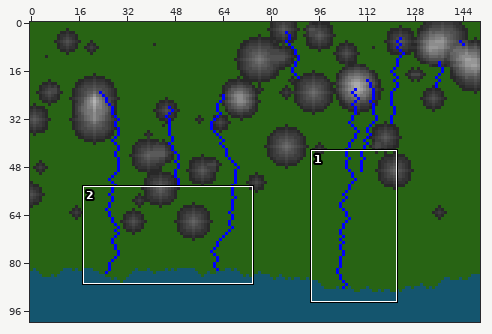
A sprite sheet gets an edit: map.png. Above: a wide view before the commit, with the close-up outlined.
Close-up. As it was:
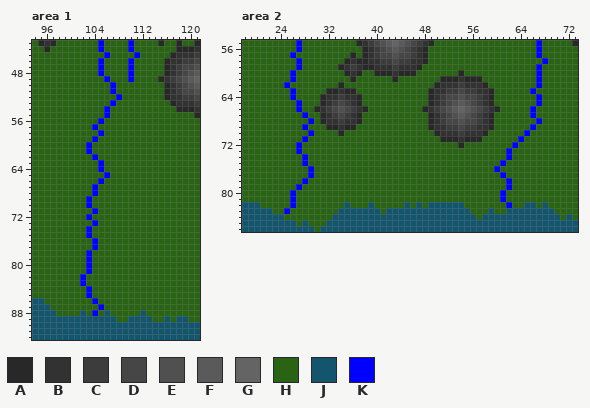
The file is 150x100 pixels. Shown: area 1: x 94..121, y 43..92; area 2: x 18..73, y 55..86.
Palette (. is transparent): A #282828  B #323232  C #3c3c3c  D #464646  E #505050  F #5a5a5a  G #646464  H #286414  J #14556e  K #0000ff
Pixels before, area 1, first column x 94:
43 HABAHHHHHHHKHHHHKHHHHAHHAHHA
44 HHAHHHHHHHHKHHHHKHHHHHHHAAAB
45 HHHHHHHHHHHHKHHHHKHHHHHABBBC
46 HHHHHHHHHHHKHHHHKHHHHHABBCCD
47 HHHHHHHHHHHKHHHHKHHHHHABCDDE
48 HHHHHHHHHHHKHHHHKHHHHHABCDEF
49 HHHHHHHHHHHHKHHHKHHHHABCDEFG
50 HHHHHHHHHHHHHKHHHHHHHHABCDEF
51 HHHHHHHHHHHHHKHHHHHHHHABCDDE
52 HHHHHHHHHHHHHHKHHHHHHHABBCCD
53 HHHHHHHHHHHHHKHHHHHHHHHABBBC
54 HHHHHHHHHHHHKHHHHHHHHHHHAAAB
55 HHHHHHHHHHHHKHHHHHHHHHHHHHHA
56 HHHHHHHHHHHKHHHHHHHHHHHHHHHH
57 HHHHHHHHHHKHHHHHHHHHHHHHHHHH
58 HHHHHHHHHHHKHHHHHHHHHHHHHHHH
59 HHHHHHHHHHKHHHHHHHHHHHHHHHHH
60 HHHHHHHHHKHHHHHHHHHHHHHHHHHH
61 HHHHHHHHHKHHHHHHHHHHHHHHHHHH
62 HHHHHHHHHHKHHHHHHHHHHHHHHHHH
63 HHHHHHHHHHHKHHHHHHHHHHHHHHHH
64 HHHHHHHHHHHKHHHHHHHHHHHHHHHH
65 HHHHHHHHHHHHKHHHHHHHHHHHHHHH
66 HHHHHHHHHHHKHHHHHHHHHHHHHHHH
67 HHHHHHHHHHKHHHHHHHHHHHHHHHHH
68 HHHHHHHHHHKHHHHHHHHHHHHHHHHH
69 HHHHHHHHHKHHHHHHHHHHHHHHHHHH
70 HHHHHHHHHKHHHHHHHHHHHHHHHHHH
71 HHHHHHHHHHKHHHHHHHHHHHHHHHHH
72 HHHHHHHHHKHHHHHHHHHHHHHHHHHH
73 HHHHHHHHHHKHHHHHHHHHHHHHHHHH
74 HHHHHHHHHKHHHHHHHHHHHHHHHHHH
75 HHHHHHHHHKHHHHHHHHHHHHHHHHHH
76 HHHHHHHHHHKHHHHHHHHHHHHHHHHH
77 HHHHHHHHHHKHHHHHHHHHHHHHHHHH
78 HHHHHHHHHKHHHHHHHHHHHHHHHHHH
79 HHHHHHHHHKHHHHHHHHHHHHHHHHHH
80 HHHHHHHHHKHHHHHHHHHHHHHHHHHH
81 HHHHHHHHHKHHHHHHHHHHHHHHHHHH
82 HHHHHHHHKHHHHHHHHHHHHHHHHHHH
83 HHHHHHHHKHHHHHHHHHHHHHHHHHHH
84 HHHHHHHHHKHHHHHHHHHHHHHHHHHH
85 HHHHHHHHHKHHHHHHHHHHHHHHHHHH
86 JJHHHHHHHHKHHHHHHHHHHHHHHHHH
87 JJJHHHHHHHHKHHHHHHHHHHHHHHHH
88 JJJJHHHHJHKHJHHHHHJHHHHHHHHH
89 JJJJJJJJJJJJJJHHJJJJHHJHJJHH
90 JJJJJJJJJJJJJJJJJJJJJJJJJJJJ
91 JJJJJJJJJJJJJJJJJJJJJJJJJJJJ
92 JJJJJJJJJJJJJJJJJJJJJJJJJJJJ
Pixels before, area 2, first column x 18:
55 HHHHHHHHHKHHHHHHHHHABCDEFGFEDCBAHHHHHHHHHHHHHHHHHKHHHHHA
56 HHHHHHHHHKHHHHHHHHHHABCDEFEDCBAHHHHHHHHHHHHHHHHHHKHHHHHH
57 HHHHHHHHKHHHHHHHHHAHABCDDEDDCBAHHHHHHHHHHHHHHHHHHKHHHHHH
58 HHHHHHHHHKHHHHHHHABAABBCCDCCBBAHHHHHHHHHHHHHHHHHHHKHHHHH
59 HHHHHHHHHKHHHHHHABCBAABBBCBBBAHHHHHHHHHHHHHHHHHHHKHHHHHH
60 HHHHHHHHKHHHHHHHHABAHHAAABAAAHHHHHHHAHHHHHHHHHHHHKHHHHHH
61 HHHHHHHHKHHHHHHHHHAHHHHHHAHHHHHHHAAABAAAHHHHHHHHHKHHHHHH
62 HHHHHHHKHHHHHHHHAHHHHHHHHHHHHHHHABBBCBBBAHHHHHHHHKHHHHHH
63 HHHHHHHHKHHHHHAABAAHHHHHHHHHHHHABBCCDCCBBAHHHHHHKHHHHHHH
64 HHHHHHHHKHHHHABBCBBAHHHHHHHHHHHABCDDEDDCBAHHHHHHHKHHHHHH
65 HHHHHHHHHKHHHABCDCBAHHHHHHHHHHHABCDEFEDCBAHHHHHHHKHHHHHH
66 HHHHHHHHHKHHABCDEDCBAHHHHHHHHHABCDEFGFEDCBAHHHHHKHHHHHHH
67 HHHHHHHHHHKHHABCDCBAHHHHHHHHHHHABCDEFEDCBAHHHHHHKHHHHHHH
68 HHHHHHHHHHHKHABBCBBAHHHHHHHHHHHABCDDEDDCBAHHHHHHHKHHHHHH
69 HHHHHHHHHHKHHHAABAAHHHHHHHHHHHHABBCCDCCBBAHHHHHHKHHHHHHH
70 HHHHHHHHHHHKHHHHAHHHHHHHHHHHHHHHABBBCBBBAHHHHHHKHHHHHHHH
71 HHHHHHHHHHKHHHHHHHHHHHHHHHHHHHHHHAAABAAAHHHHHHKHHHHHHHHH
72 HHHHHHHHHKHHHHHHHHHHHHHHHHHHHHHHHHHHAHHHHHHHHKHHHHHHHHHH
73 HHHHHHHHHKHHHHHHHHHHHHHHHHHHHHHHHHHHHHHHHHHHKHHHHHHHHHHH
74 HHHHHHHHHHKHHHHHHHHHHHHHHHHHHHHHHHHHHHHHHHHHKHHHHHHHHHHH
75 HHHHHHHHHHKHHHHHHHHHHHHHHHHHHHHHHHHHHHHHHHHKHHHHHHHHHHHH
76 HHHHHHHHHHHKHHHHHHHHHHHHHHHHHHHHHHHHHHHHHHKHHHHHHHHHHHHH
77 HHHHHHHHHHHKHHHHHHHHHHHHHHHHHHHHHHHHHHHHHHHKHHHHHHHHHHHH
78 HHHHHHHHHHKHHHHHHHHHHHHHHHHHHHHHHHHHHHHHHHHHKHHHHHHHHHHH
79 HHHHHHHHHKHHHHHHHHHHHHHHHHHHHHHHHHHHHHHHHHHHKHHHHHHHHHHH
80 HHHHHHHHKHHHHHHHHHHHHHHHHHHHHHHHHHHHHHHHHHHKHHHHHHHHHHHH
81 HHHHHHHHKHHHHHHHHHHHHHHHHHHHHHHHHHHHHHHHHHHKHHHHHHHHHHHH
82 JJJHHHHHKHHHHHHHHJHHHJHHHHHJHJHJJJJJJHHHHHHHKHHJJHJHHHHH
83 JJJJJHHKHHHHHHHHJJJJJJJHJJJJJJJJJJJJJJHHHJHHJJJJJJJJHHHH
84 JJJJJJJHHHHHHHHJJJJJJJJJJJJJJJJJJJJJJJJHJJJJJJJJJJJJJHJH
85 JJJJJJJJJHJHHHJJJJJJJJJJJJJJJJJJJJJJJJJJJJJJJJJJJJJJJJJJ
86 JJJJJJJJJJJJHJJJJJJJJJJJJJJJJJJJJJJJJJJJJJJJJJJJJJJJJJJJ
The result:
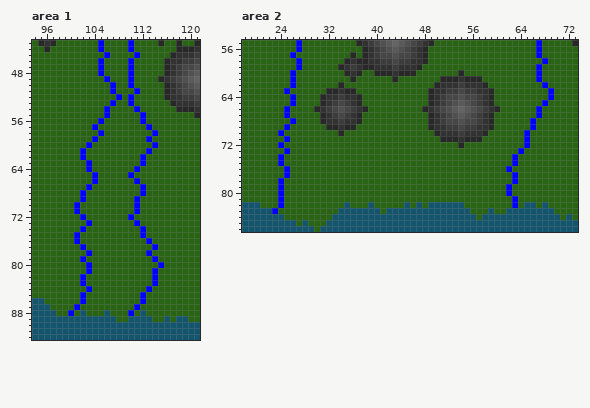
Diff:
Area 1:
The author changed colour K to colour H in row 61 at x 103; in row 62 at x 104; in rows 63 to 64 at x 105; in row 65 at x 106; in row 66 at x 105; in rows 67 to 68 at x 104.
The author changed colour K to colour H in rows 69 to 70 at x 103; in row 71 at x 104; in row 72 at x 103; in row 73 at x 104; in rows 74 to 75 at x 103; in rows 76 to 77 at x 104.
The author changed colour K to colour H in row 79 at x 103; in row 85 at x 103; in row 86 at x 104; in row 87 at x 105; in row 88 at x 104.
The author changed colour H to colour K in row 50 at x 110; in row 51 at x 111; in rows 52 to 53 at x 110; in row 54 at x 111; in rows 55 to 56 at x 112; in row 57 at x 113.
The author changed colour H to colour K in row 58 at x 114; in row 59 at x 113; in row 60 at x 114; in row 61 at x 102 and 113; in row 62 at x 102 and 112; in row 63 at x 103 and 112.
The author changed colour H to colour K in row 64 at x 103 and 111; in row 65 at x 104 and 110; in row 66 at x 104 and 111; in row 67 at x 103 and 112; in row 68 at x 102 and 112; in row 69 at x 102 and 111.
The author changed colour H to colour K in rows 70 to 71 at x 101 and 111; in row 72 at x 102 and 110; in row 73 at x 103 and 111; in row 74 at x 102 and 112; in row 75 at x 101 and 112; in row 76 at x 101 and 113.
The author changed colour H to colour K in row 77 at x 102 and 114; in row 78 at x 113; in row 79 at x 102 and 114; in row 80 at x 115; in rows 81 to 83 at x 114; in row 84 at x 113.
The author changed colour H to colour K in rows 85 to 86 at x 102 and 112; in row 87 at x 101 and 111; in row 88 at x 100 and 110.
Area 2:
The author changed colour K to colour H in row 62 at x 25 and 67; in row 63 at x 26 and 66; in row 64 at x 67; in row 65 at x 27 and 67; in row 66 at x 27 and 66; in row 67 at x 28 and 66.
The author changed colour K to colour H in row 68 at x 29 and 67; in row 69 at x 28; in row 70 at x 29; in row 71 at x 28 and 64; in row 72 at x 27 and 63; in row 73 at x 27 and 62.
The author changed colour K to colour H in row 74 at x 28 and 62; in row 75 at x 28 and 61; in row 76 at x 29 and 60; in row 77 at x 29 and 61; in row 78 at x 28 and 62; in row 79 at x 27.
The author changed colour K to colour H in rows 80 to 81 at x 26 and 61; in row 82 at x 26 and 62; in row 83 at x 25.
The author changed colour H to colour K in row 62 at x 26 and 68; in row 63 at x 25 and 69; in row 64 at x 69; in row 65 at x 26 and 68; in rows 66 to 67 at x 25 and 67; in row 68 at x 26 and 66.
The author changed colour H to colour K in row 69 at x 25; in row 70 at x 24; in row 71 at x 25 and 65; in row 72 at x 24 and 65; in row 73 at x 25 and 64; in rows 74 to 75 at x 24 and 63.
The author changed colour H to colour K in row 76 at x 25 and 62; in row 77 at x 25 and 63; in row 78 at x 24 and 63; in row 79 at x 24; in row 80 at x 24 and 62; in rows 81 to 82 at x 24 and 63.
The author changed colour H to colour K in row 83 at x 23.
Boxes around the changes in both close-ups, in picture pixels (x1, y1, x2, y2):
changed: (68, 82, 164, 316)
changed: (272, 82, 314, 214)
changed: (494, 82, 554, 208)
